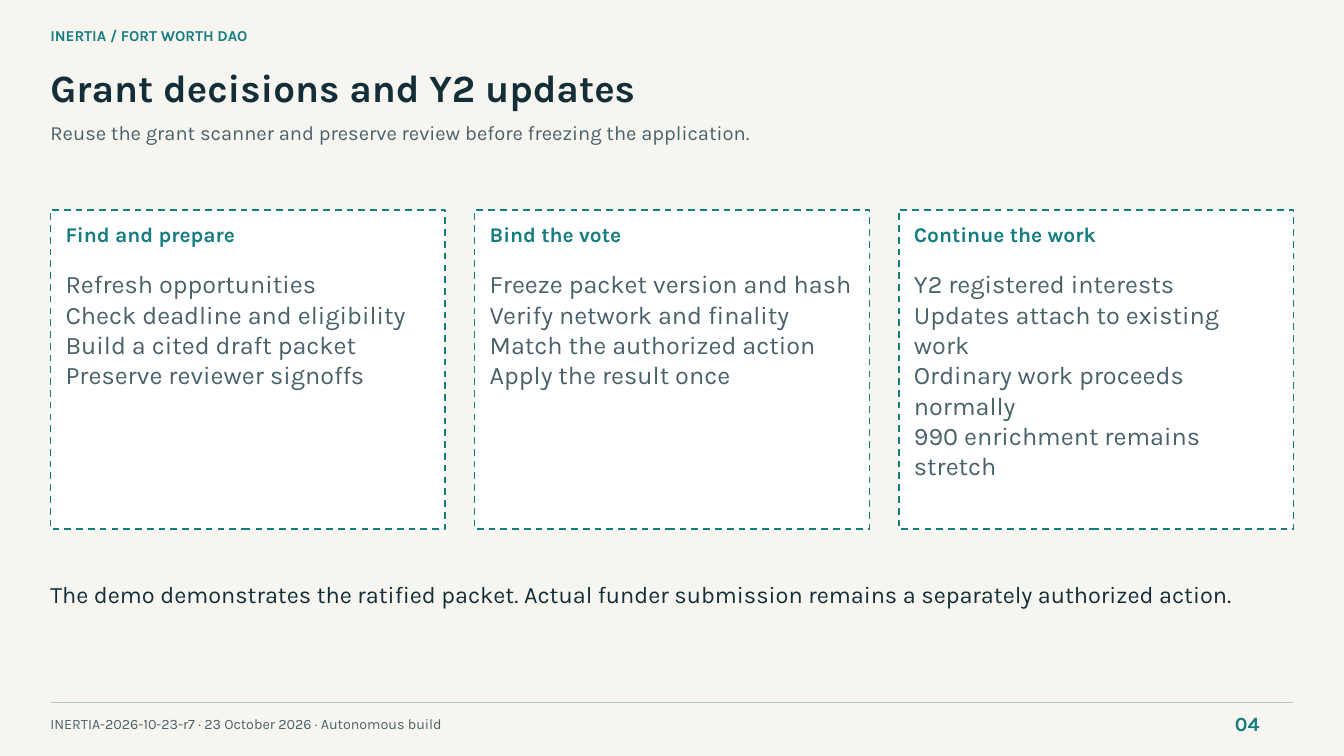
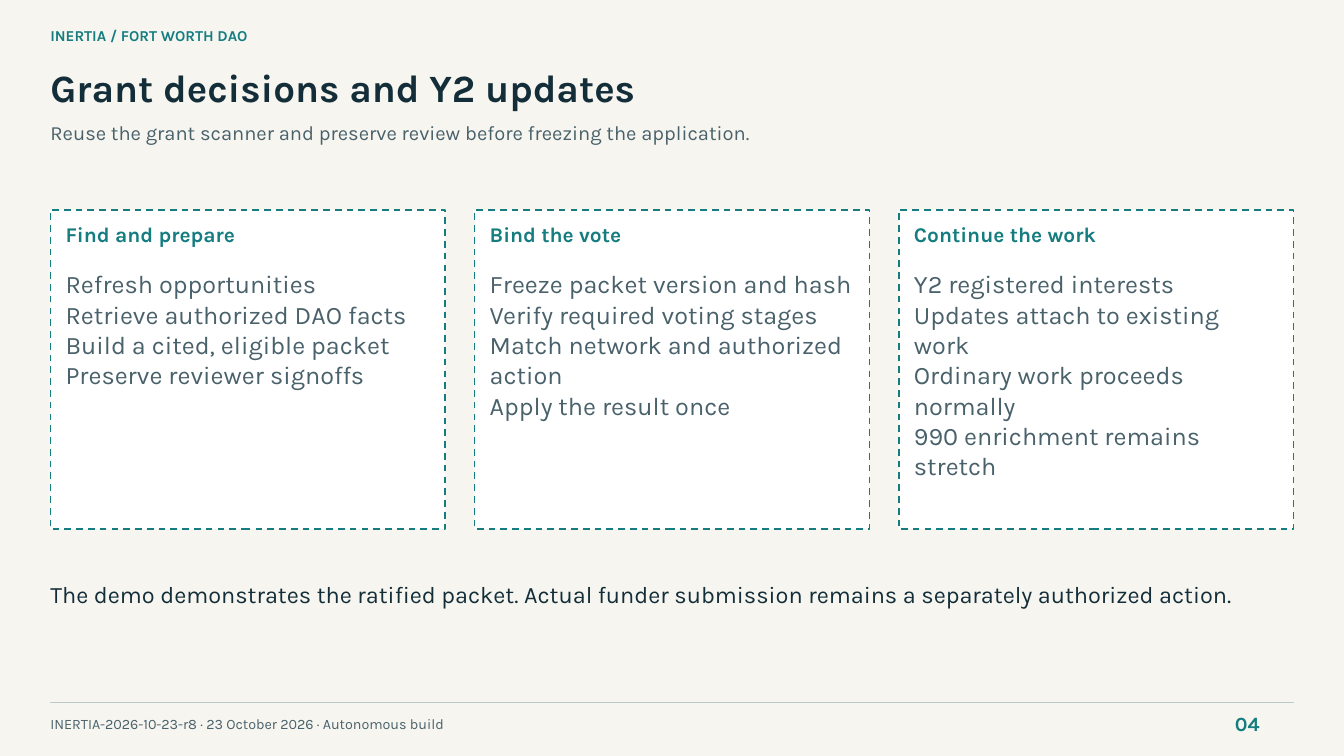
Before and after one commit to NetRxn/Inertia, a slide deck: slide 4 of Inertia-Architecture.pptx. Drawn at 1344x756 pixels with LibreOffice and Linux fonts; fonts in the diff are those of the drawing. Boxes give left, top, right and bottom in pixels: in the first picture for what was removed or moved away, otherwise in the second. Text is boxed around its words. In the diff, an @@ line names an element or a change of style, - is before the commit and + after.

```diff
--- a/Inertia-Architecture.pptx
+++ b/Inertia-Architecture.pptx
@@ text at (66,306,406,360): text changed @@
-Check deadline and eligibility
-Build a cited draft packet
+Retrieve authorized DAO facts
+Build a cited, eligible packet
@@ text at (490,306,842,385): text changed @@
-Verify network and finality
-Match the authorized action
+Verify required voting stages
+Match network and authorized action
@@ text at (50,719,444,729): text changed @@
-INERTIA-2026-10-23-r7 · 23 October 2026 · Autonomous build
+INERTIA-2026-10-23-r8 · 23 October 2026 · Autonomous build
```
Also in this commit, not shown: 7 other slides changed, 9 other files.
